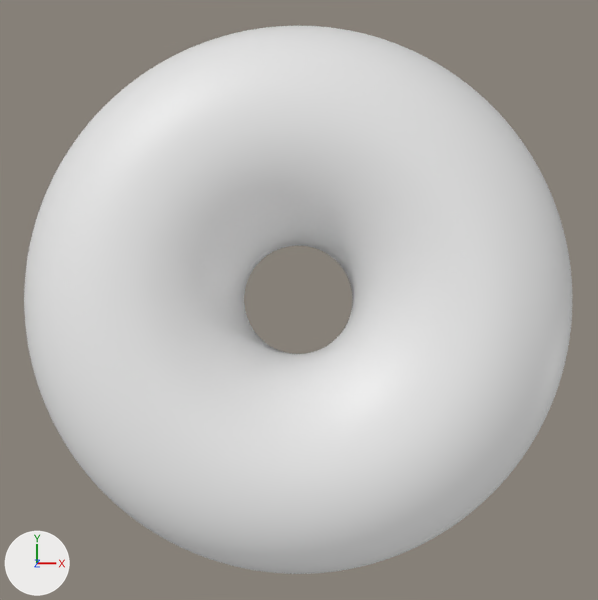
Renders of the Blender file donut.blend from each side of a commit.
One viewpoint serves both versions: a camera (50 mm lens) standing at (0.0001, -0.0001, 0.1576) and looking at (0.0001, -0.0001, -0.0031). The lights are fixed; the arrows at lower left show +X, +Y and +Z.

The scene before the commit, as lines of its bpy script (objects in view):
```python
me_torus_002 = bpy.data.meshes.new('Torus.002')
me_torus_002.from_pydata(...)  # a torus around z (ring radius 0.0308, tube radius 0.0209) spanning x -0.0517..0.0517, y -0.0517..0.0517, z -0.0209..0.0209
me_torus_002.polygons.foreach_set('use_smooth', [True] * 640)
ob_torus_002 = bpy.data.objects.new('Torus.002', me_torus_002)
ob_torus_002.location = (0.0, 0.0, 0.0)
_m = ob_torus_002.modifiers.new('Subdivision', 'SUBSURF')
```
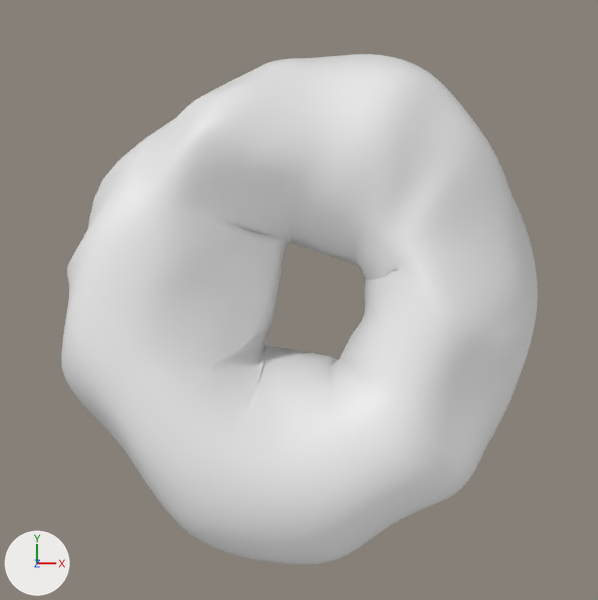
Commit message: it's... a donut?

Boxes [x1, y1, x2, y2] around the edits, measured in the pictures (598 x 600 px):
'Torus.002', reshaped (13% narrower, 7% shorter): before [24, 26, 572, 574]; after [61, 54, 538, 564]

Patch to the scene script:
```diff
--- a/donut.blend.py
+++ b/donut.blend.py
@@ me_torus_002 @@
 # used by ob_torus_002; location = (0.0, 0.0, 0.0)
-me_torus_002.from_pydata(...)  # 640 vertices, 640 faces; spans x -0.0517..0.0517, y -0.0517..0.0517, z -0.0209..0.0209
+me_torus_002.from_pydata(...)  # 640 vertices, 640 faces; spans x -0.0461..0.0485, y -0.0503..0.0465, z -0.0276..0.0203
+# me_torus_002 part 1: 640 of 640 vertices moved; they spanned x -0.0517..0.0517, y -0.0517..0.0517, z -0.0209..0.0209 and now span x -0.0461..0.0485, y -0.0503..0.0465, z -0.0276..0.0203; mean shift (0.0021, 0.0013, -0.0025); largest move (-0.0476, -0.0155, 0.008) -> (-0.0027, 0.012, -0.0069)
```
